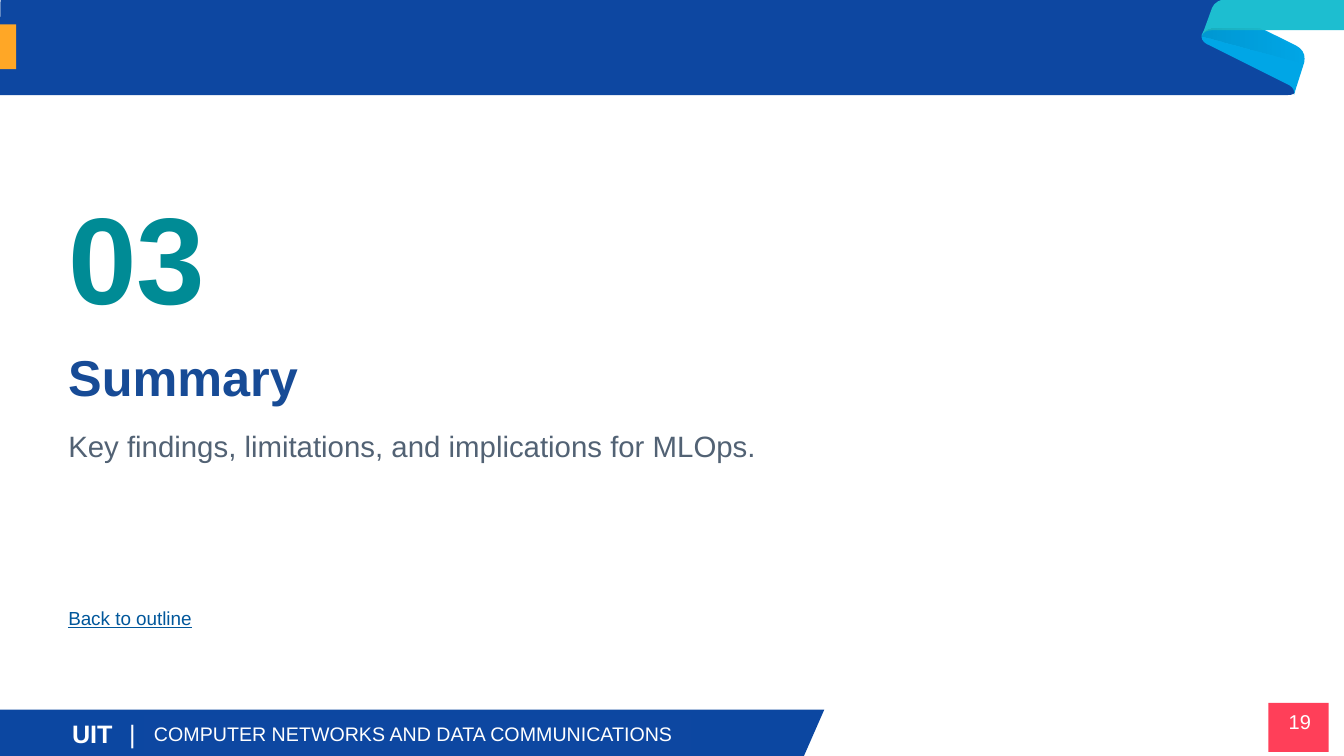
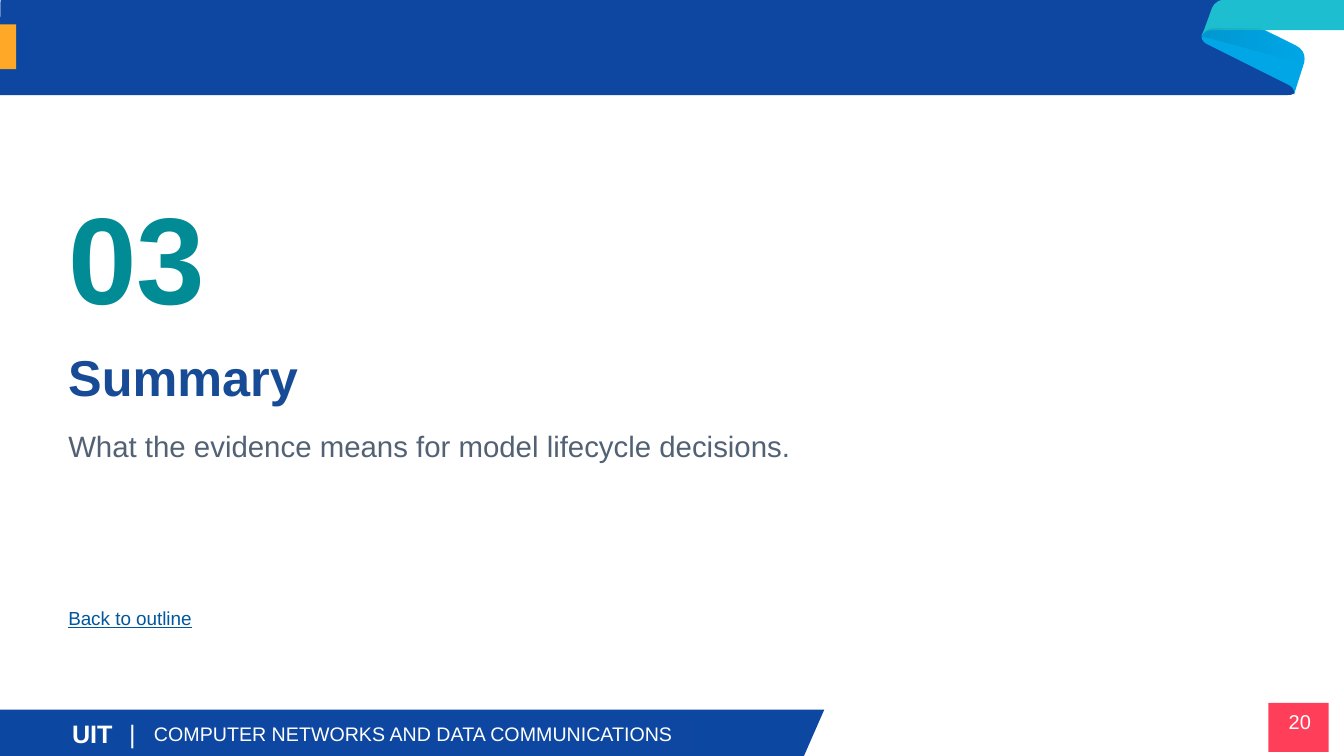
Before and after one commit to Viet-Hoang-2005/MLOps-paas-system, a slide deck: slide 20 of research/slide/CSONET_2026_Presentation.pptx (slide 19 before the commit). Drawn at 1344x756 pixels with LibreOffice and Linux fonts; fonts in the diff are those of the drawing; background and template pictures are left out. Boxes give left, top, right and bottom in pixels: in the first picture for what was removed or moved away, otherwise in the second. Text is boxed around its words. In the diff, an @@ line names an element or a change of style, - is before the commit and + after.

Commit message:
slide: Integrating an MLOps framework with an NIDS XGBoost case study

```diff
--- a/research/slide/CSONET_2026_Presentation.pptx
+++ b/research/slide/CSONET_2026_Presentation.pptx
@@ text at (x1=68, y1=435, x2=790, y2=463): text changed @@
-Key findings, limitations, and implications for MLOps.
+What the evidence means for model lifecycle decisions.
@@ text at (x1=1289, y1=715, x2=1311, y2=729): text changed @@
-19
+20
```
Also in this commit, not shown: 18 other slides changed, 1 slide added, 3 other files.
